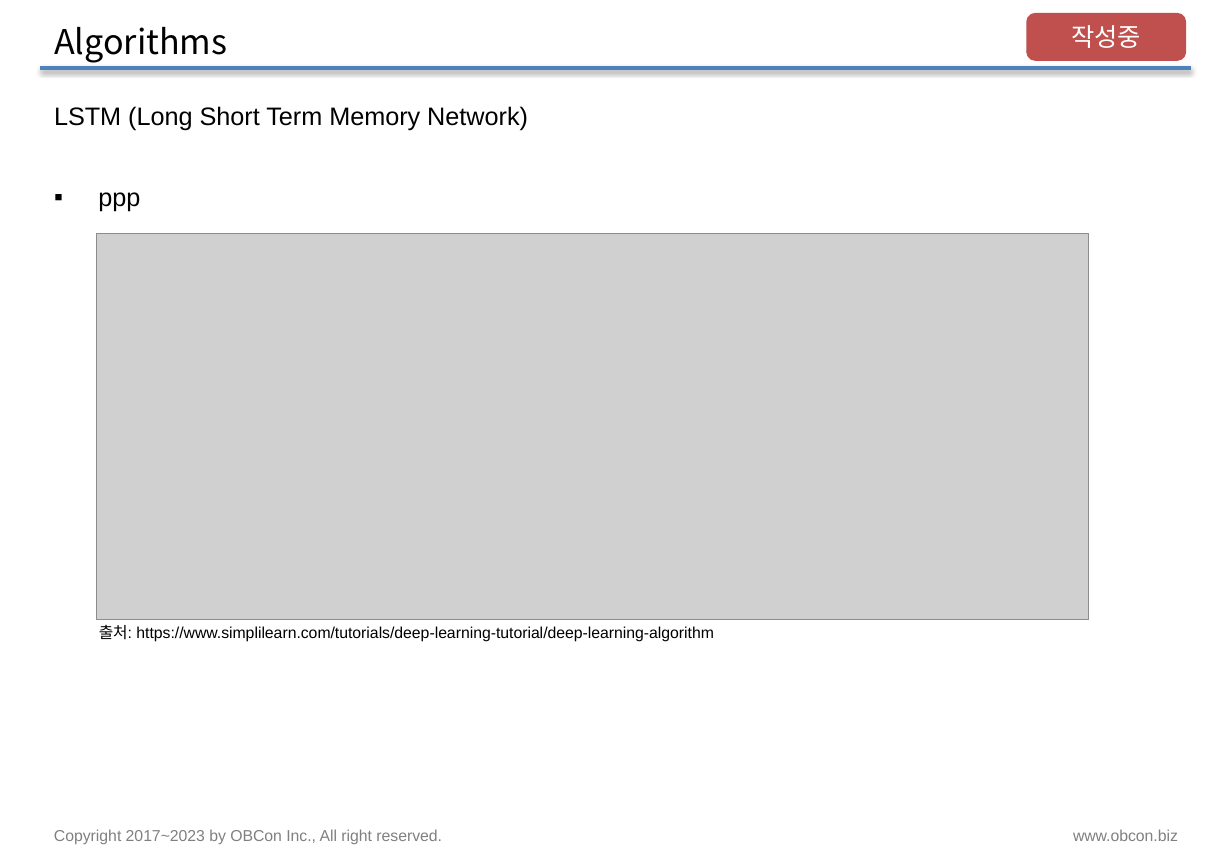
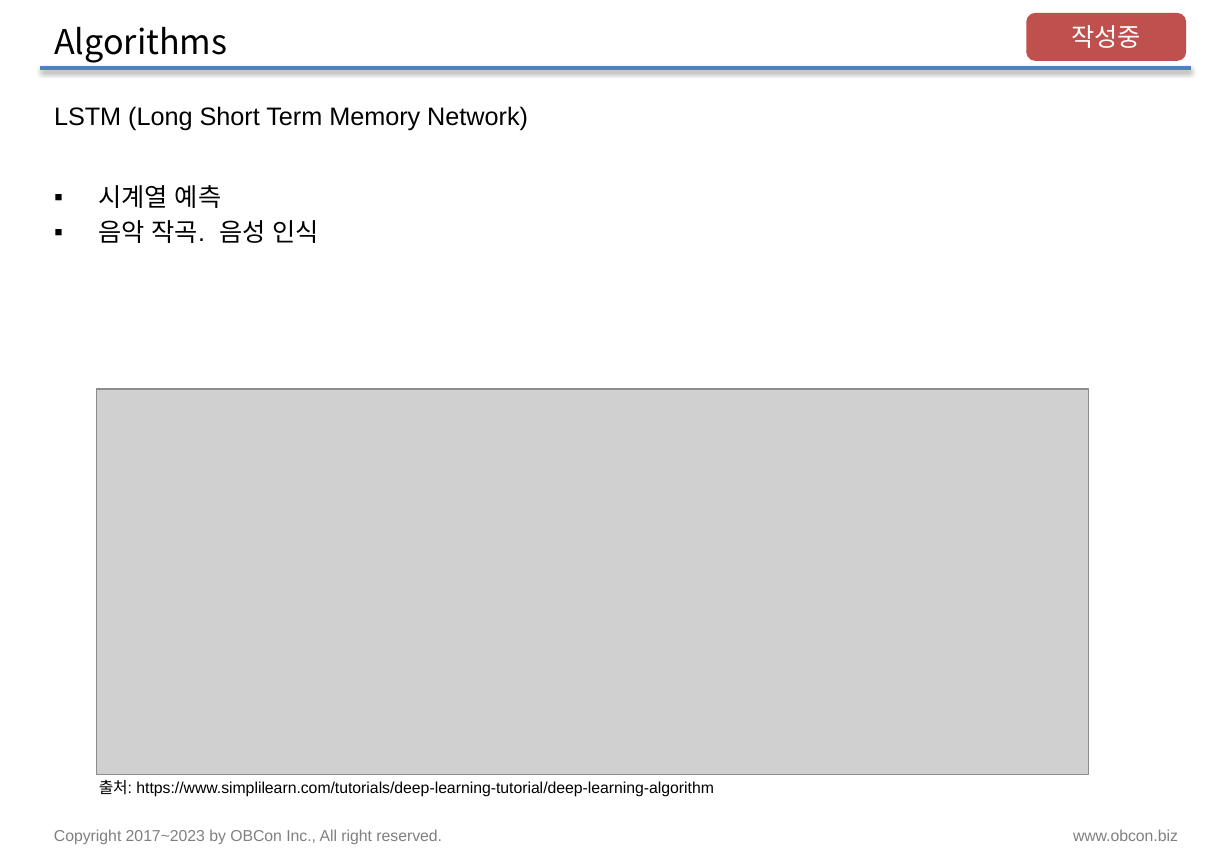
Before and after one commit to pnuskgh/EFriendExpert, a slide deck: slide 20 of laboratory/pnuskgh/docs/Deep_Learning.pptx. Drawn at 1232x853 pixels with LibreOffice and Linux fonts; fonts in the diff are those of the drawing; grey boxes stand for pictures. Boxes give left, top, right and bottom in pixels: in the first picture for what was removed or moved away, otherwise in the second. Text is boxed around its words. In the diff, an @@ line names an element or a change of style, - is before the commit and + after.

Commit message:
docs: update Deep Learning

```diff
--- a/laboratory/pnuskgh/docs/Deep_Learning.pptx
+++ b/laboratory/pnuskgh/docs/Deep_Learning.pptx
@@ text at bbox=[98, 185, 318, 243]: text changed @@
-▪ ppp
+▪ 시계열 예측
+▪ 음악 작곡. 음성 인식
@@ picture: place and size @@
-picture at bbox=[97, 233, 1089, 619]
+picture at bbox=[97, 389, 1089, 775]
@@ text "출처: https://www.simplilearn.com/tutorials/deep-learning-tuto ...": place and size @@
-text "출처: https://www.simplilearn.com/tutorials/deep-learning-tuto ..." at bbox=[99, 625, 713, 642]
+text "출처: https://www.simplilearn.com/tutorials/deep-learning-tuto ..." at bbox=[99, 780, 713, 797]
```
Also in this commit, not shown: 11 other slides changed.
